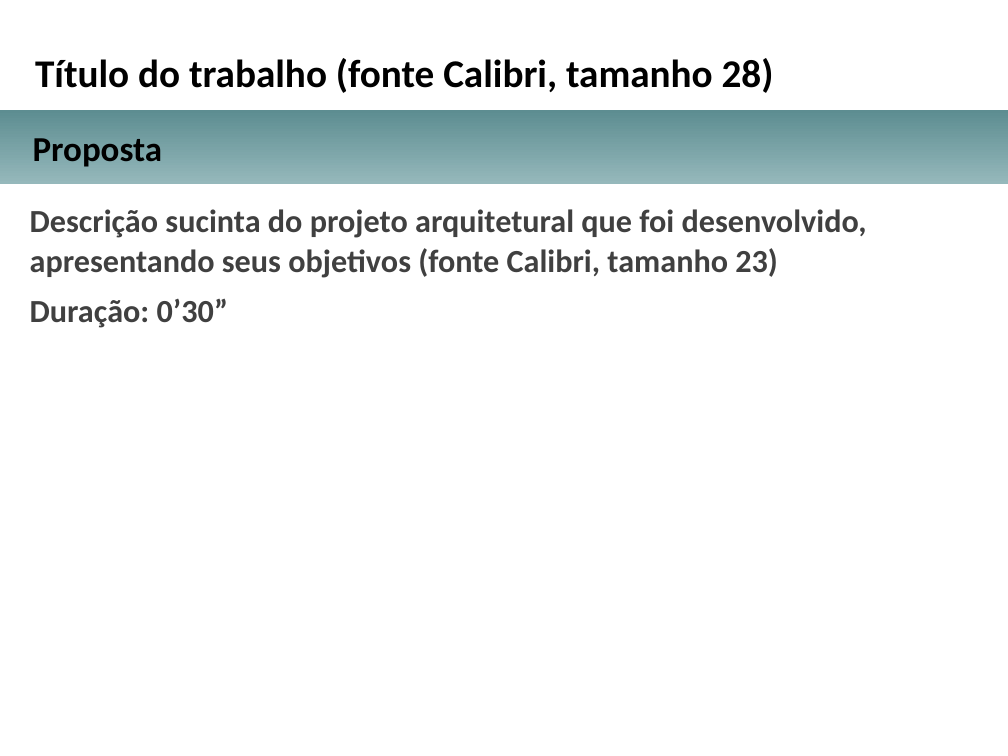
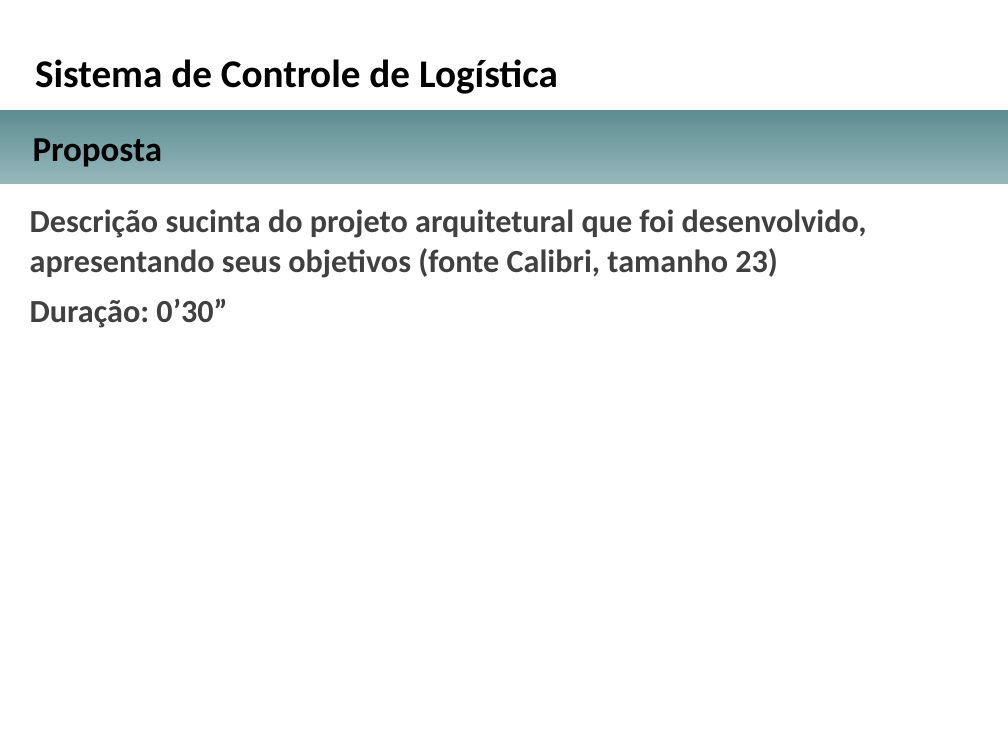
Before and after one commit to alecarl/pucminas-arq-tcc, a slide deck: slide 2 of Projeto Arquitetural/TCC_Apresentacao_projeto_arquitetural.pptx. Drawn at 1008x756 pixels with LibreOffice and Linux fonts; fonts in the diff are those of the drawing; background and template pictures are left out. Boxes give left, top, right and bottom in pixels: in the first picture for what was removed or moved away, otherwise in the second. Text is boxed around its words. In the diff, an @@ line names an element or a change of style, - is before the commit and + after.

```diff
--- a/Projeto Arquitetural/TCC_Apresentacao_projeto_arquitetural.pptx
+++ b/Projeto Arquitetural/TCC_Apresentacao_projeto_arquitetural.pptx
@@ text at (x1=35, y1=59, x2=558, y2=94): text changed @@
-Título do trabalho (fonte Calibri, tamanho 28)
+Sistema de Controle de Logística
```
Also in this commit, not shown: 1 slide added, 1 slide removed, 5 other files.
